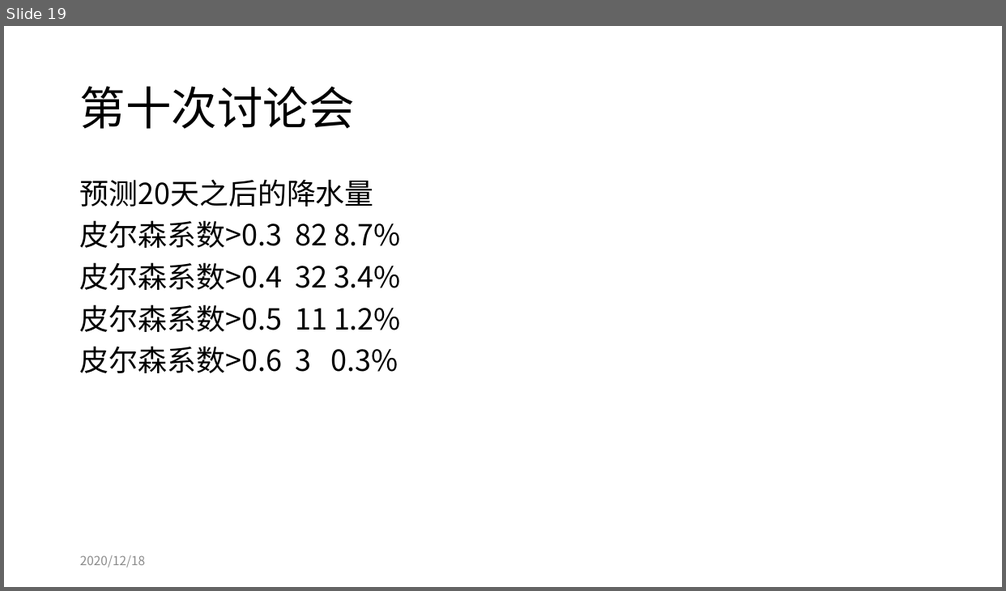
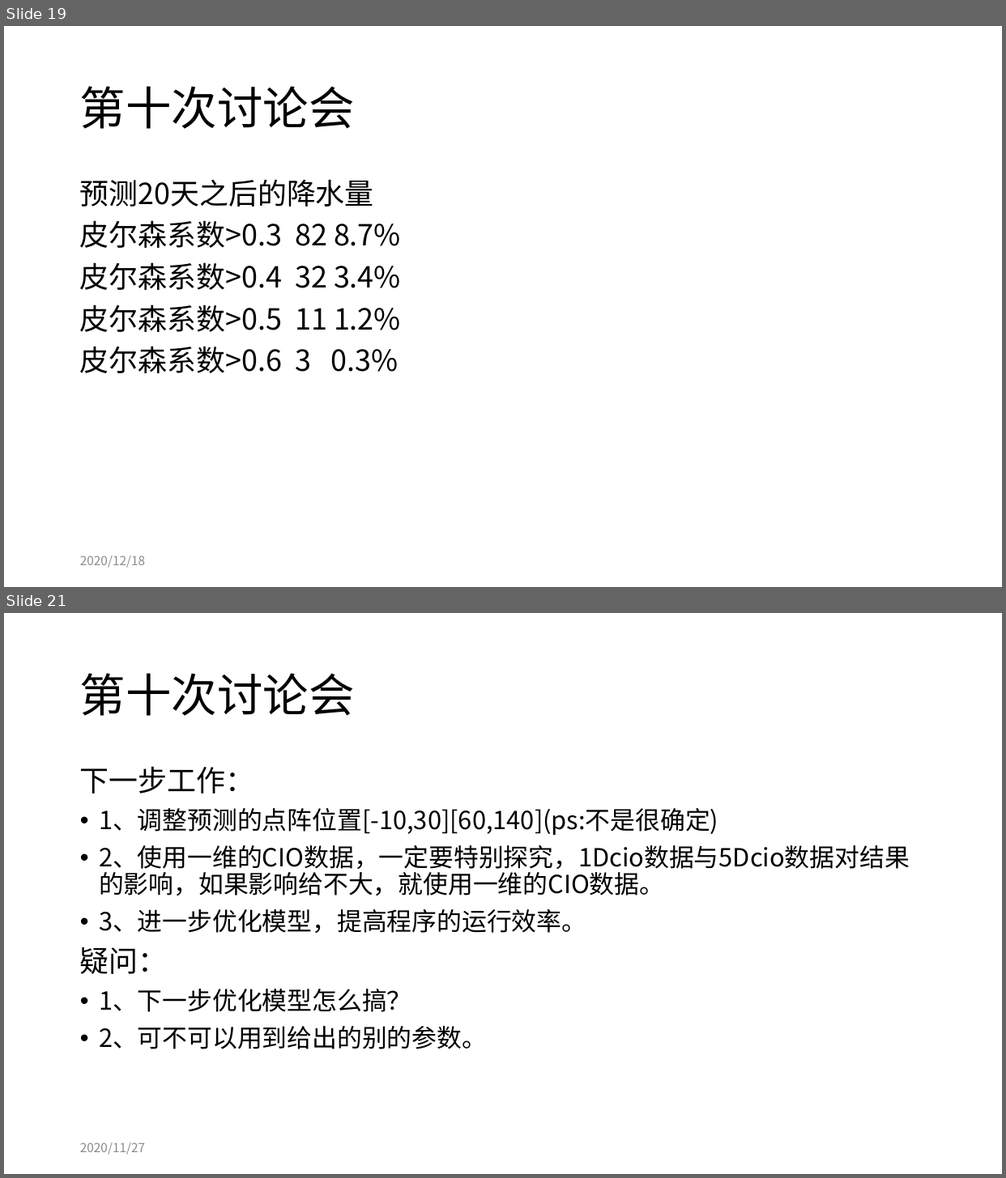
Before and after one commit to tureful/tureful.github.io, a slide deck: documents/workshop_summary.pptx. Shown one above the other, each under a label of ours: slide 19 before the commit, slides 19 and 21 after it; the slides between them are not shown. The pictures are 1006x591 and 1006x1178 pixels, drawn with LibreOffice and Linux fonts; fonts in the diff are those of the drawing. Boxes give left, top, right and bottom in pixels: in the first picture for what was removed or moved away, otherwise in the second. Text is boxed around its words. In the diff, an @@ line names an element or a change of style, - is before the commit and + after.

```diff
--- a/documents/workshop_summary.pptx
+++ b/documents/workshop_summary.pptx
@@ slide 21 added at [4,613,1002,1174], background #FFFFFF @@
@@ title added at [80,673,355,716], 44 pt, text #000000 @@
+第十次讨论会
@@ text added at [80,766,910,1050], 24 pt, text #000000 @@
+下一步工作：
+• 1、调整预测的点阵位置[-10,30][60,140](ps:不是很确定)
+• 2、使用一维的CIO数据，一定要特别探究，1Dcio数据与5Dcio数据对结果的影响，如果影响给不大，就使用一维的CIO数据。
+• 3、进一步优化模型，提高程序的运行效率。
+疑问：
+• 1、下一步优化模型怎么搞？
+• 2、可不可以用到给出的别的参数。
@@ text added at [80,1143,145,1155], 12 pt, text #8C8C8C @@
+2020/11/27
```
Also in this commit, not shown: 1 other slide added, 3 other files.
